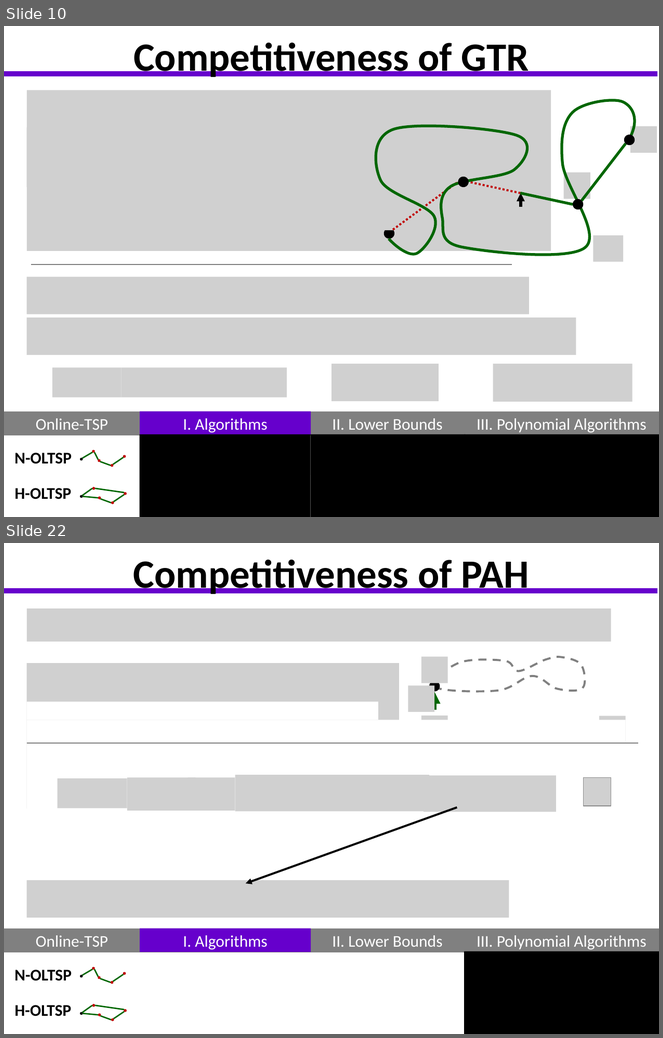
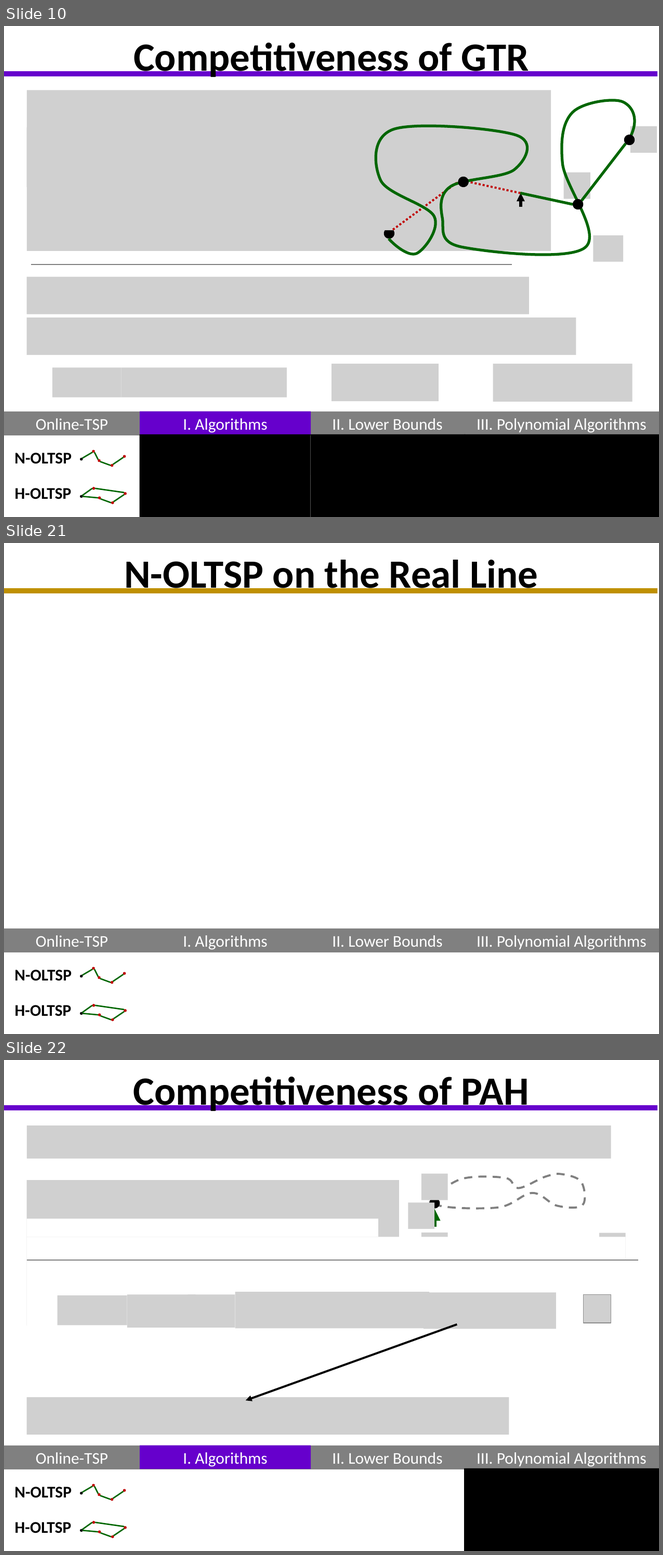
Before and after one commit to GraffL/talk-online-tsp, a slide deck: Präsentation43.pptx. Shown one above the other, each under a label of ours: slides 10 and 22 before the commit, slides 10, 21 and 22 after it; the slides between them are not shown. The pictures are 663x1038 and 663x1555 pixels, drawn with LibreOffice and Linux fonts; fonts in the diff are those of the drawing; grey boxes stand for pictures; background and template pictures are left out. Boxes give left, top, right and bottom in pixels: in the first picture for what was removed or moved away, otherwise in the second. Text is boxed around its words. In the diff, an @@ line names an element or a change of style, - is before the commit and + after.

```diff
--- a/Präsentation43.pptx
+++ b/Präsentation43.pptx
@@ slide 21 added at (4, 543, 659, 1034), background #FFFFFF; not listed: 26 template elements that a slide beside it also shows @@
@@ title added at (124, 560, 538, 593), 44 pt, text #000000, bold @@
+N-OLTSP on the Real Line
@@ line added from (4, 591) to (658, 591), #BF9000 6 pt @@
```
Also in this commit, not shown: 13 slides changed, 1 slide removed.
